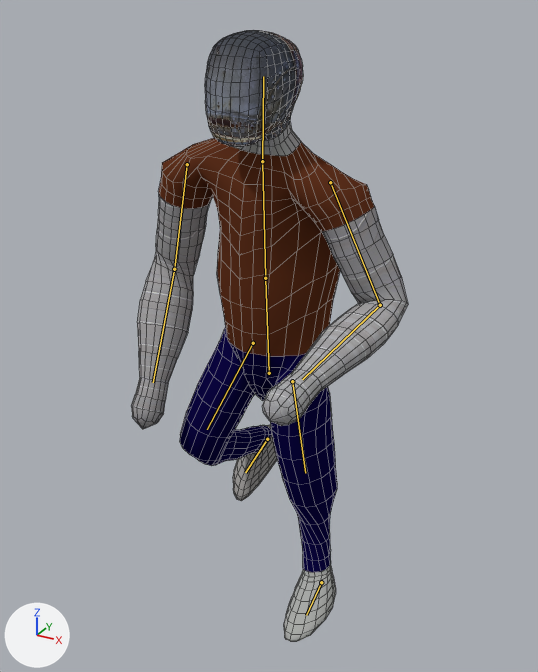
The Blender file 04 - Shots/cz_abstract_scene_2_shot_1.blend: old version first, new version second.
Both versions are drawn from a 50 mm lens placed at (0.594, -2.521, 1.07), pointed at (0.03, -1.497, 0.558). Lighting does not change. The marker at lower left points along +X, +Y and +Z. Both versions are drawn at frame 120 of the action 'CameraAction'; the numbers are the values there. The bones that bend it are drawn over the model as lines. Mesh edges are drawn as thin lines.

Objects in the first picture: 'Player'.
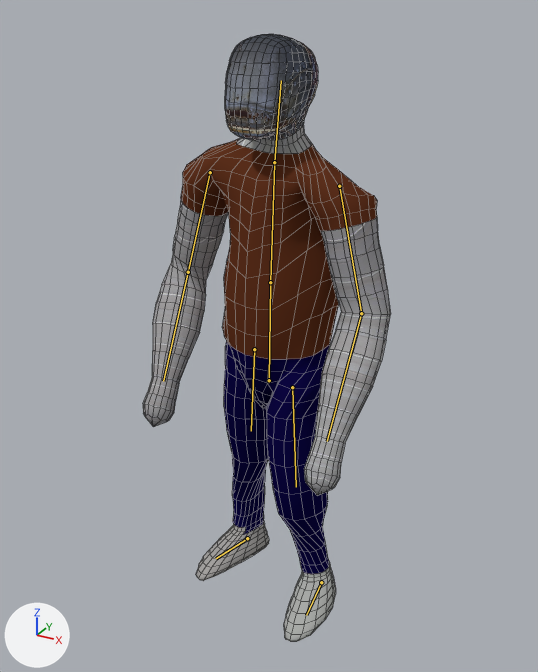
Boxes (x1, y1, x2, y2) around the edits, measured in the pictures (538 x 672 px):
'Player', posed (10% narrower): before (131, 30, 408, 642); after (143, 34, 391, 642)
bone 'Belly', root to tip: before (269, 373) to (265, 278); after (269, 380) to (270, 282)
bone 'Chest', root to tip: before (265, 278) to (262, 161); after (270, 282) to (274, 162)
bone 'TopArm.R', root to tip: before (187, 164) to (174, 269); after (210, 172) to (188, 272)
bone 'BottomArm.R', root to tip: before (174, 269) to (153, 382); after (188, 272) to (163, 381)

The edits, one by one:
Bone 'Belly' (bone_belly) moves from (0.0, 0.31, 0.0) to (0.0, 0.23, 0.0).
Bone 'Belly' (bone_belly) turns from (10, -4, -4) to (5, -5, -4) degrees about its own x, y and z.
Bone 'Chest' (bone_chest) turns from (1, -2, -1) to (-3, -2, 1) degrees about its own x, y and z.
Bone 'TopArm.R' (bone_toparm_r) moves from (-0.16, 0.22, -0.09) to (-0.11, 0.19, 0.02).
Bone 'BottomArm.R' (bone_bottomarm_r) turns from (58, -47, -7) to (58, -60, 49) degrees about its own x, y and z.
Bone 'HandControl.L' (bone_handcontrol_l) moves from (-1.62, -1.57, -0.67) to (-1.62, -1.11, -1.41).
Bone 'HandControl.R' (bone_handcontrol_r) moves from (1.77, -1.0, -1.38) to (1.77, -0.85, -1.44).
Bone 'FootControl.R' (bone_footcontrol_r) moves from (0.24, 0.7, 1.28) to (0.24, 0.24, 0.27).
Bone 'FootControl.R' (bone_footcontrol_r) turns from (43, 4, -21) to (-6, -14, -17) degrees about its own x, y and z.
Bone 'Elbow.R' (bone_elbow_r) moves from (1.06, -0.28, -1.19) to (1.72, -0.63, -1.41).
